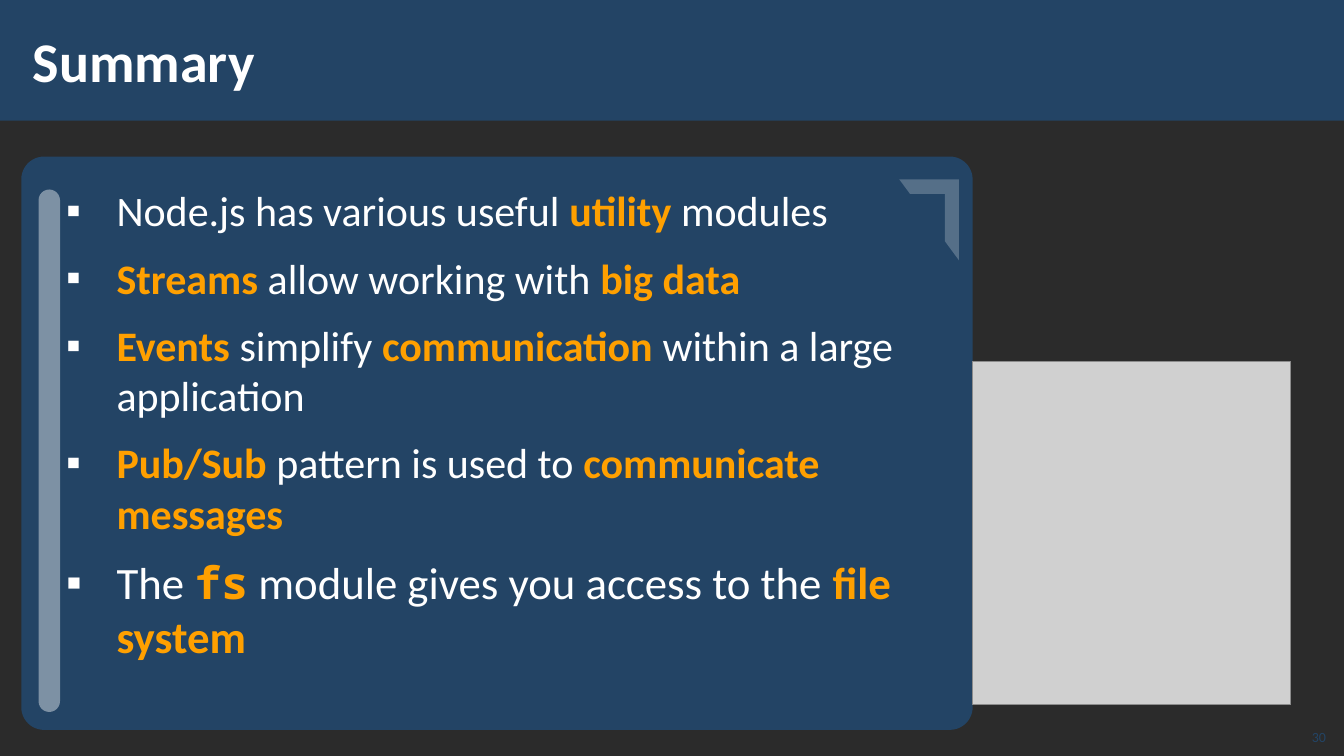
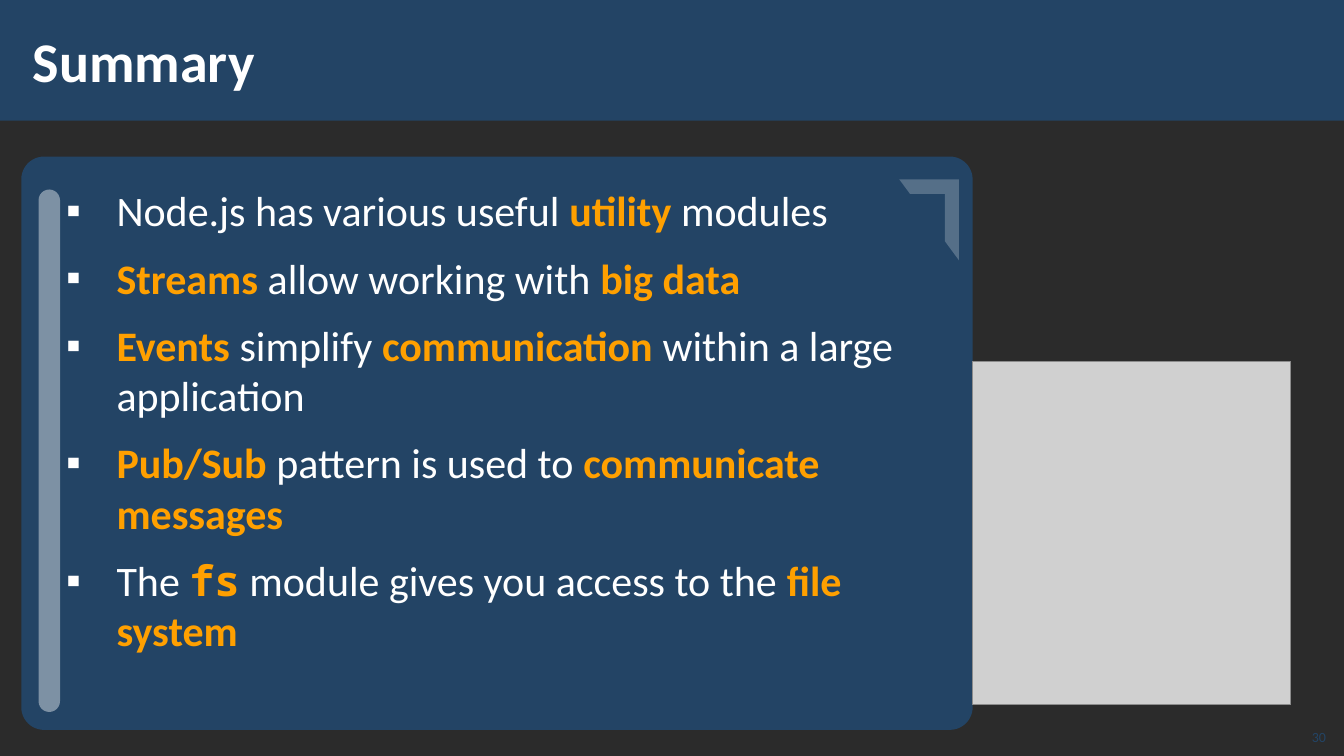
Before and after one commit to ErayErol/Software-University-Courses, a slide deck: slide 30 of 2021.09 - [ JS Back End ]/02 - [ NodeJS Streams and Utilities ]/00 - [ Resources ]/Presentation.pptx. Drawn at 1344x756 pixels with LibreOffice and Linux fonts; fonts in the diff are those of the drawing; grey boxes stand for pictures; background and template pictures are left out; a plain dark background stands for a picture behind light text. Boxes give left, top, right and bottom in pixels: in the first picture for what was removed or moved away, otherwise in the second. Text is boxed around its words. In the diff, an @@ line names an element or a change of style, - is before the commit and + after.

```diff
--- a/2021.09 - [ JS Back End ]/02 - [ NodeJS Streams and Utilities ]/00 - [ Resources ]/Presentation.pptx
+++ b/2021.09 - [ JS Back End ]/02 - [ NodeJS Streams and Utilities ]/00 - [ Resources ]/Presentation.pptx
@@ text at (117, 564, 842, 653): size 32 to 30 pt in "The fs module gives you access to ..." @@
```
Also in this commit, not shown: 7 other slides changed, 2 slides added, 1 other file.
